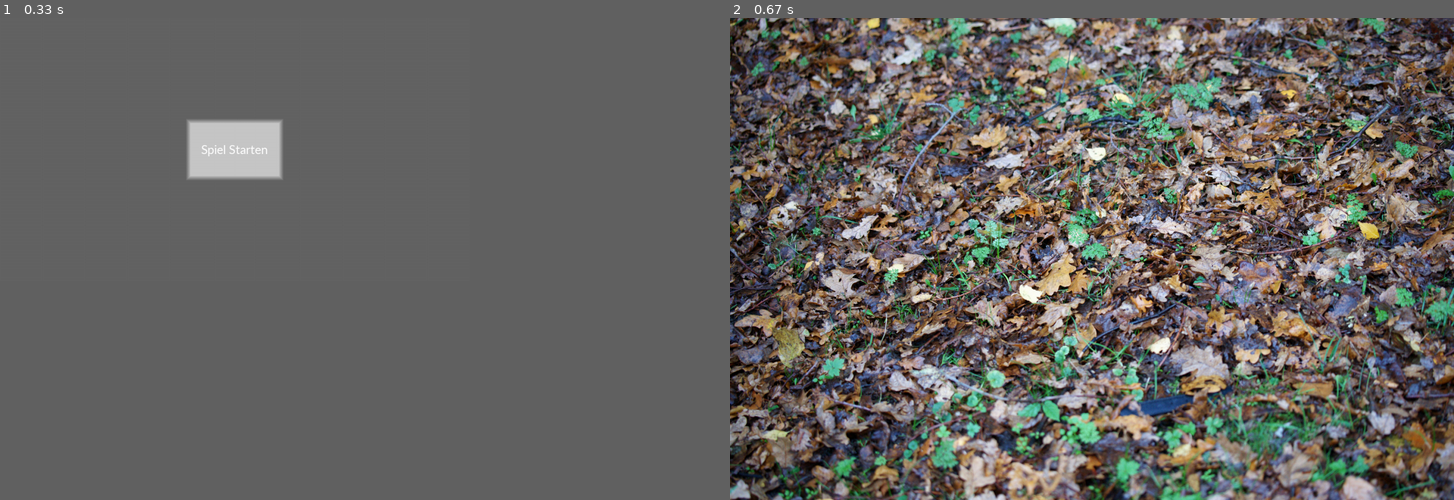
Above: before the commit, frames 1-2 (left to right).
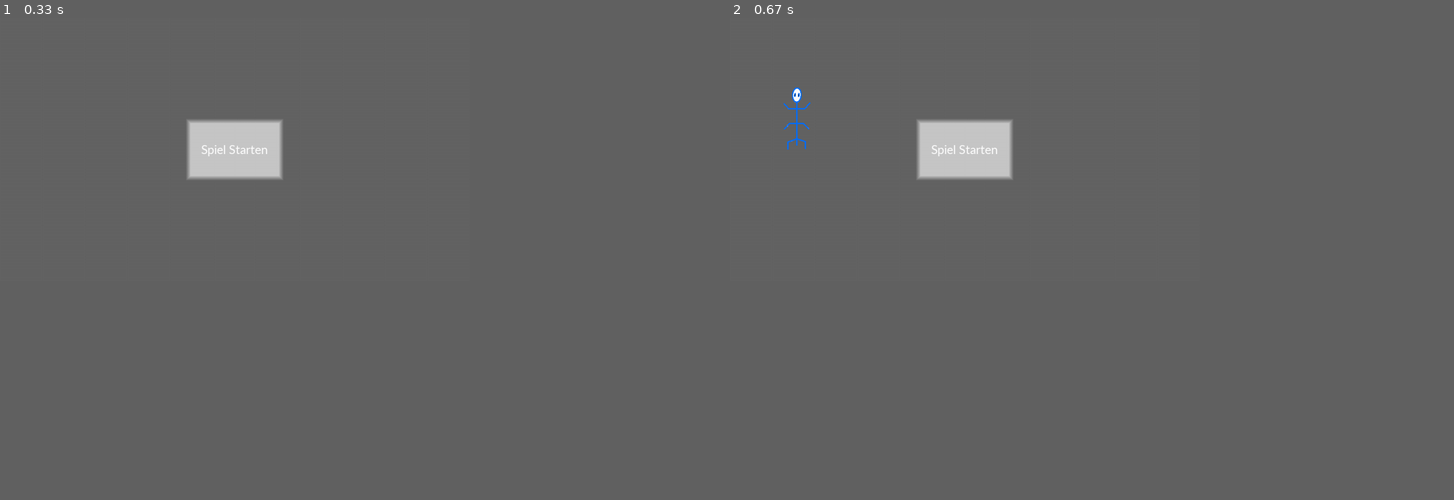
Above: after the commit, the same moments.

Repository: donnyhai/games
Game: pygame game, started from window.py
The game is run twice, just before and just after one commit, with the same random seed, the same clock (stepped at 60 frames per second) and the same inputs.
Inputs (mouse positions are in pixels of both pictures, inside the frame that each line leads up to):
- Up to frame 1 (0.33 s): no input
- Up to frame 2 (0.67 s): click (961, 148) at 0.38 s
In our replay, in frame 2 the window is 1388x925 before the commit and 900x505 after it. These sizes can differ from the game's own. Grey fills any space a smaller window leaves; there, only what the larger window draws over its background counts as a difference.

Frame 1 is identical in both runs. In frame 2, 94% of the frame differs, in the area x 0-100%, y 0-100%.

Commit message:
Update window.py

Diff:
--- a/window.py
+++ b/window.py
@@ -14,8 +14,6 @@
 #showed_display = pygame.display.set_mode((1920, 1080),pygame.RESIZABLE, 32)
 pygame.display.set_caption("Spiel-Menü")
 start_showed_display.fill((100,100,100))
-
-
 
 
 
@@ -56,13 +54,14 @@
             if event.button == 1:
                 start_showed_display.blit(test_image,test_image_position)
                 if Button.pressed(event.pos) == True:
+                    start_showed_display.fill
                     Text = "Spiel wird gestartet"
                     print(Text)
                     #creating board_window
-                    board_window = pygame.display.set_mode(background_position, 0, 32)
-                    pygame.display.set_caption("Spielbrett")
-                    board_window.fill((255,255,255))
-                    start_showed_display.blit(background,(0,0))
+                    #board_window = pygame.display.set_mode(background_position, 0, 32)
+                    #pygame.display.set_caption("Spielbrett")
+                    #board_window.fill((255,255,255))
+                    #start_showed_display.blit(background,(0,0))
 
                 else:
                     print("Spiel wird nicht gestartet")
